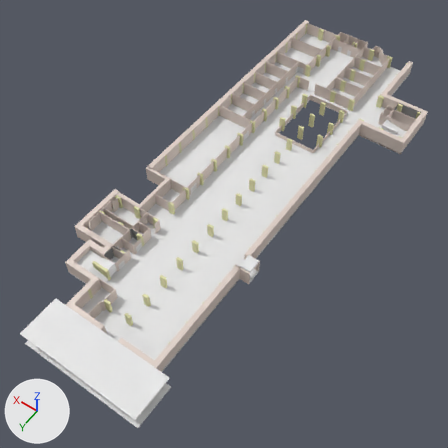
What one commit did to the Blender file floor/archif2.blend.
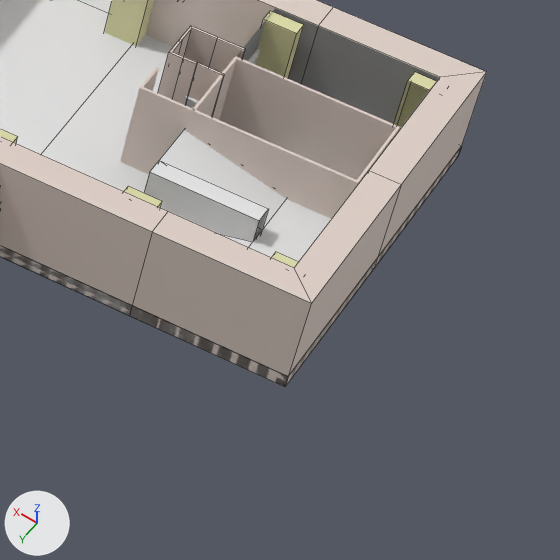
The first picture shows the older version from a 50 mm camera at (-90.0, 114.0, 169.3) aimed at (-10.1, 2.2, -6.5). The close-ups show both versions on the part from 81% to 98% of the width and 23% to 40% of the height of that picture; other places that the commit changed are outside them. The lights are fixed; the arrows at lower left show +X, +Y and +Z. The close-ups show mesh edges as thin lines.

Before the edit, the objects in view are built like this:
```python
me_baseboard = bpy.data.meshes.new('Baseboard')
me_baseboard.from_pydata(...)  # 56 vertices, 22 faces; spans x -1.0..168.0, y -2.0..70.0, z 0.0..1.0
me_baseboard.materials.append(mat_baseboard_material)
me_cube_006 = bpy.data.meshes.new('Cube.006')
me_cube_006.from_pydata(...)  # 54 vertices, 31 faces; spans x -3.58..3.58, y -1.53..1.52, z -5.47..4.17
me_room_008 = bpy.data.meshes.new('Room.008')
me_room_008.from_pydata(...)  # 18 vertices, 7 faces; spans x 0.0..3.19, y 0.0..2.59, z 0.0..6.0
me_room_008.materials.append(mat_wall_material_003)
ob_baseboard_002 = bpy.data.objects.new('Baseboard.002', me_baseboard)
ob_baseboard_002.parent = ob_external_001
ob_baseboard_002.location = (0.0, 0.0, 0.0)
_m = ob_baseboard_002.modifiers.new('Solidify', 'SOLIDIFY')
_m.thickness = 0.015
_m.use_even_offset = True
_m.use_quality_normals = True
ob_ladder1 = bpy.data.objects.new('Ladder1', me_cube_006)
ob_ladder1.location = (-40.65, -65.67, 3.06)
ob_ladder1.rotation_euler = (1.571, 0.0, 1.571)  # degrees (90, 0, 90)
ob_room_021 = bpy.data.objects.new('Room.021', me_room_008)
ob_room_021.location = (-36.77, -75.09, 0.0)
_m = ob_room_021.modifiers.new('Solidify', 'SOLIDIFY')
_m.thickness = 0.15
_m.use_even_offset = True
_m.use_quality_normals = True
# also in view: 'Plane.004' at (-11.9, -21.7, 0.4); 'External.001' at (-11.9, -20.9, 3.0); 'J1_a21.003' at (-41.3, -76.6, 3.0); 'Column' at (-12.5, -20.0, 3.0); 'Room.020' at (-39.8, -71.7, 3.0)
```
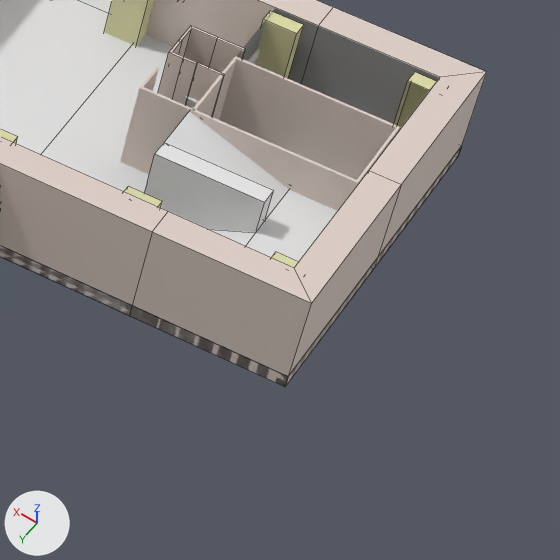
Where the change shows, as pixel boxes (x1, y1, x2, y2) in the close-ups (560 x 560 px):
'Ladder1', reshaped, moved (14% taller)
    before: (144, 130, 331, 262)
    after: (144, 112, 337, 262)

What the commit changed:
me_cube_006 is used by ob_ladder1; location (-40.65, -65.67, 3.06); rotation (1.571, 0.0, 1.571), in degrees (90, 0, 90).
me_cube_006 had 54 vertices, 31 faces and spanned x -3.58..3.58, y -1.53..1.52, z -5.47..4.17.
me_cube_006 now has 54 vertices, 28 faces and spans x -3.58..3.58, y -1.53..3.53, z -5.47..4.17.
Part 1, on me_cube_006:
7 vertices are removed from x -0.54..3.58, y -0.76..1.52, z -5.47..4.17.
12 faces are deleted.
9 vertices in x -3.58..3.58, y 0.0, z -5.47..-2.1 move by (0.0, 1.38, 0.0).
1 vertex moves from x -3.58, y 1.52, z 4.17 to x -3.58, y 3.53, z 4.17.
7 vertices are added at x -0.54..0.54, y 1.38..3.53, z -2.1..4.17.
9 new faces join them.
Object 'Ladder1' (ob_ladder1) moves from (-40.65, -65.67, 3.06) to (-40.65, -65.67, 2.34).
